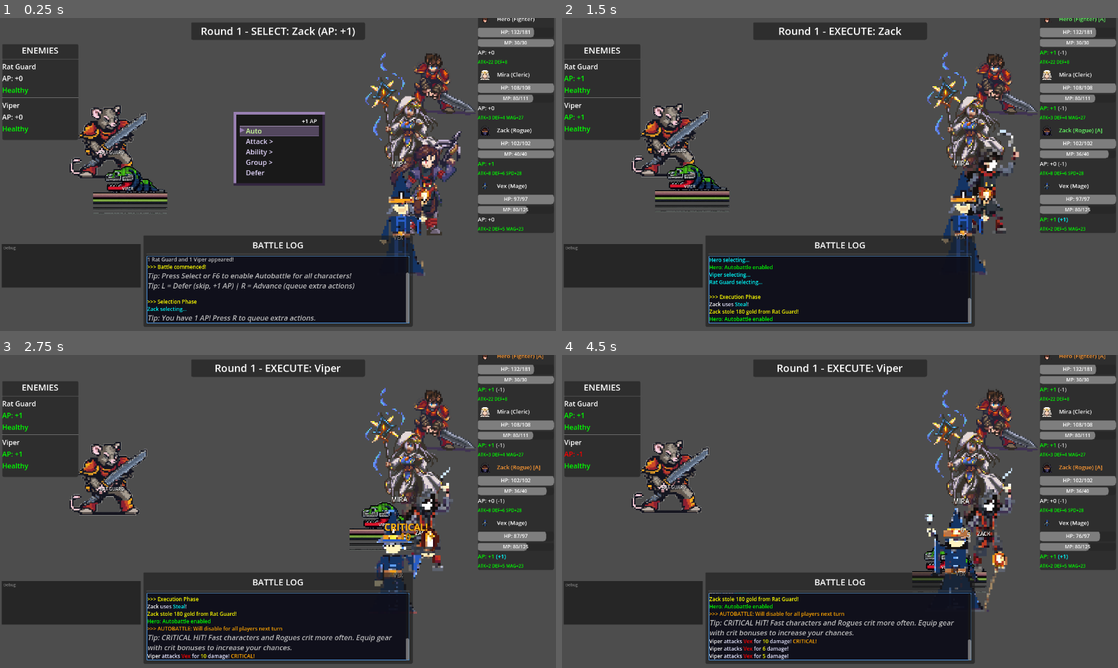
Above: before the commit, frames 1-4 (two rows, left to right).
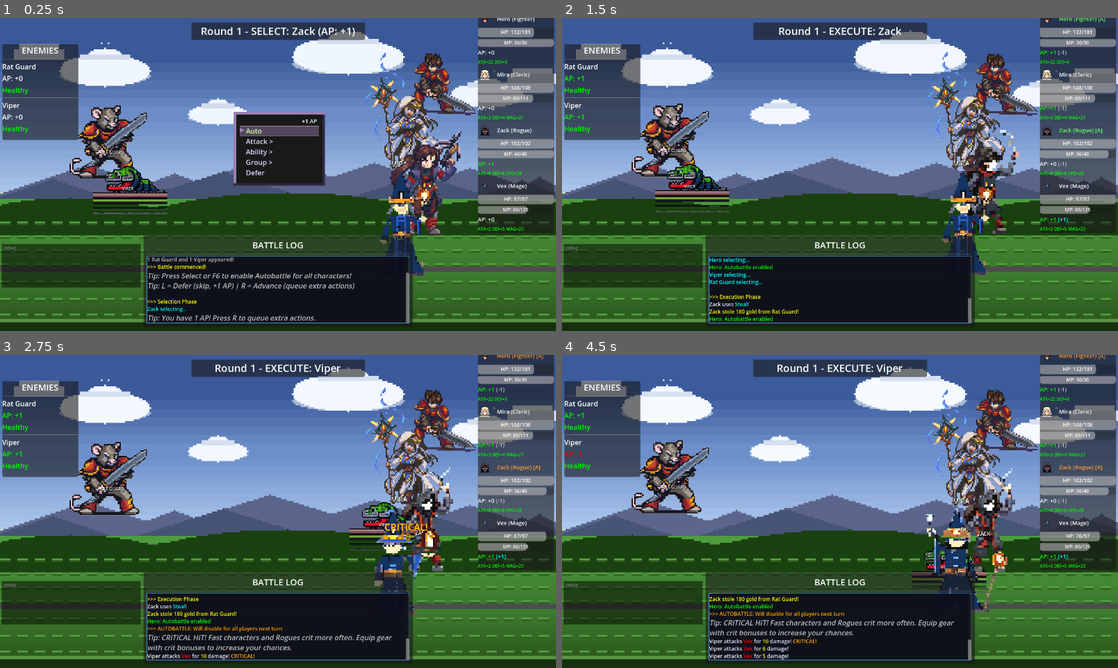
Above: after the commit, the same moments.

Repository: struktured-labs/cowardly-irregular
Game: Godot game, scene res://src/battle/BattleScene.tscn
Same seed, same stepped clock (60 frames per second), same inputs: the game is played once before the commit and once after it. This scene is started directly instead of the project's main scene.
Inputs (mouse positions are in pixels of both pictures, inside the frame that each line leads up to):
- Up to frame 1 (0.25 s): no input
- Up to frame 2 (1.5 s): tap Enter at 0.5 s; move the mouse to (962, 158) at 0.52 s; hold Right (ui_right) 0.53-1.25 s; hold R (battle_advance) 0.53-1.25 s; click (962, 158) at 0.67 s; tap Z (ui_accept) at 0.77, 1.07 s; drag from (728, 190) to (812, 237) at 1.27 s
- Up to frame 3 (2.75 s): move the mouse to (333, 442) at 2.02 s; hold Right (ui_right) from 2.03 s (still down); hold Tab (battle_toggle_auto) from 2.03 s (still down)
- Up to frame 4 (4.5 s): release Right (ui_right) at 2.75 s; release Tab (battle_toggle_auto) at 2.75 s; drag from (812, 574) to (673, 464) at 2.77 s; move the mouse to (1006, 558) at 3.52 s; hold Left (ui_left) 3.53-4.25 s; tap E (camera_rotate_right) at 3.6 s; tap Z (ui_accept) at 3.77, 4.07 s; drag from (673, 464) to (756, 433) at 4.27 s

The runs differ from the first frame. In frame 1, 68% of the frame differs, in the area x 0-100%, y 0-100%; in frame 2, 72%; in frame 3, 73%; in frame 4, 73%.

Commit message:
fix: battle background zero-size — use set_anchors_and_offsets_preset
set_anchors_preset only sets anchors, not offsets, so code-created
Controls had zero size. Changed all instances to
set_anchors_and_offsets_preset + explicit size fallback.

Co-Authored-By: Claude Opus 4.6 (1M context) <noreply@anthropic.com>

Diff:
--- a/src/battle/BattleBackground.gd
+++ b/src/battle/BattleBackground.gd
@@ -148,7 +148,7 @@
 
 
 func _ready() -> void:
-	set_anchors_preset(Control.PRESET_FULL_RECT)
+	set_anchors_and_offsets_preset(Control.PRESET_FULL_RECT)
 	mouse_filter = Control.MOUSE_FILTER_IGNORE
 	z_index = -100  # Render behind everything
 	_setup_layers()
@@ -157,19 +157,19 @@
 func _setup_layers() -> void:
 	"""Create the 3-layer depth system"""
 	_layer_far = Control.new()
-	_layer_far.set_anchors_preset(Control.PRESET_FULL_RECT)
+	_layer_far.set_anchors_and_offsets_preset(Control.PRESET_FULL_RECT)
 	_layer_far.mouse_filter = Control.MOUSE_FILTER_IGNORE
 	_layer_far.z_index = -100
 	add_child(_layer_far)
 
 	_layer_mid = Control.new()
-	_layer_mid.set_anchors_preset(Control.PRESET_FULL_RECT)
+	_layer_mid.set_anchors_and_offsets_preset(Control.PRESET_FULL_RECT)
 	_layer_mid.mouse_filter = Control.MOUSE_FILTER_IGNORE
 	_layer_mid.z_index = -50
 	add_child(_layer_mid)
 
 	_layer_near = Control.new()
-	_layer_near.set_anchors_preset(Control.PRESET_FULL_RECT)
+	_layer_near.set_anchors_and_offsets_preset(Control.PRESET_FULL_RECT)
 	_layer_near.mouse_filter = Control.MOUSE_FILTER_IGNORE
 	_layer_near.z_index = -10
 	add_child(_layer_near)
@@ -337,13 +337,18 @@
 	if not _layer_far:
 		_setup_layers()
 
+	# Ensure this control fills its parent (belt-and-suspenders for code-created Controls)
+	var vp = get_viewport_rect().size
+	if vp.x > 0 and vp.y > 0:
+		size = vp
+
 	# Try artist backdrop first — if available, skip procedural generation
 	if _try_load_artist_backdrop():
-		print("[BG] Artist backdrop loaded for terrain %d" % current_terrain)
+		print("[BG] Artist backdrop loaded for terrain %d, size=%s" % [current_terrain, size])
 		return
 
 	var viewport_size = get_viewport_rect().size
-	print("[BG] Drawing procedural background — terrain=%d, viewport=%s" % [current_terrain, viewport_size])
+	print("[BG] Drawing procedural background — terrain=%d, viewport=%s, bg_size=%s" % [current_terrain, viewport_size, size])
 	if viewport_size.x == 0 or viewport_size.y == 0:
 		# Viewport not ready yet — retry next frame
 		print("[BG] Viewport size is zero, deferring draw")
@@ -392,7 +397,7 @@
 
 	_artist_backdrop_rect = TextureRect.new()
 	_artist_backdrop_rect.texture = tex
-	_artist_backdrop_rect.set_anchors_preset(Control.PRESET_FULL_RECT)
+	_artist_backdrop_rect.set_anchors_and_offsets_preset(Control.PRESET_FULL_RECT)
 	_artist_backdrop_rect.stretch_mode = TextureRect.STRETCH_KEEP_ASPECT_COVERED
 	_artist_backdrop_rect.expand_mode = TextureRect.EXPAND_IGNORE_SIZE
 	_artist_backdrop_rect.mouse_filter = Control.MOUSE_FILTER_IGNORE
